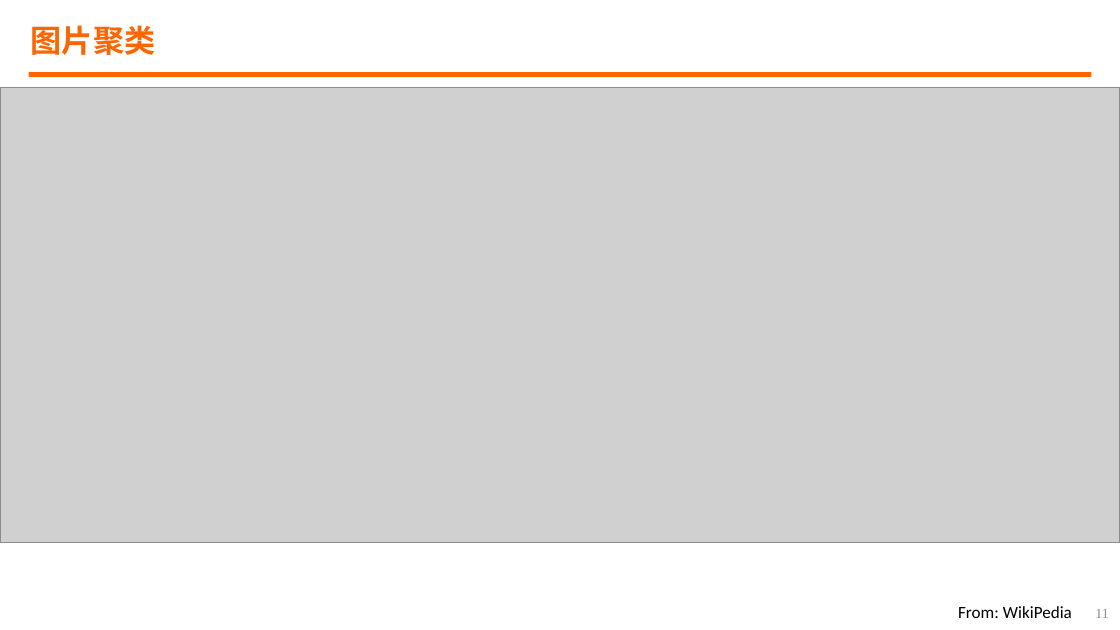
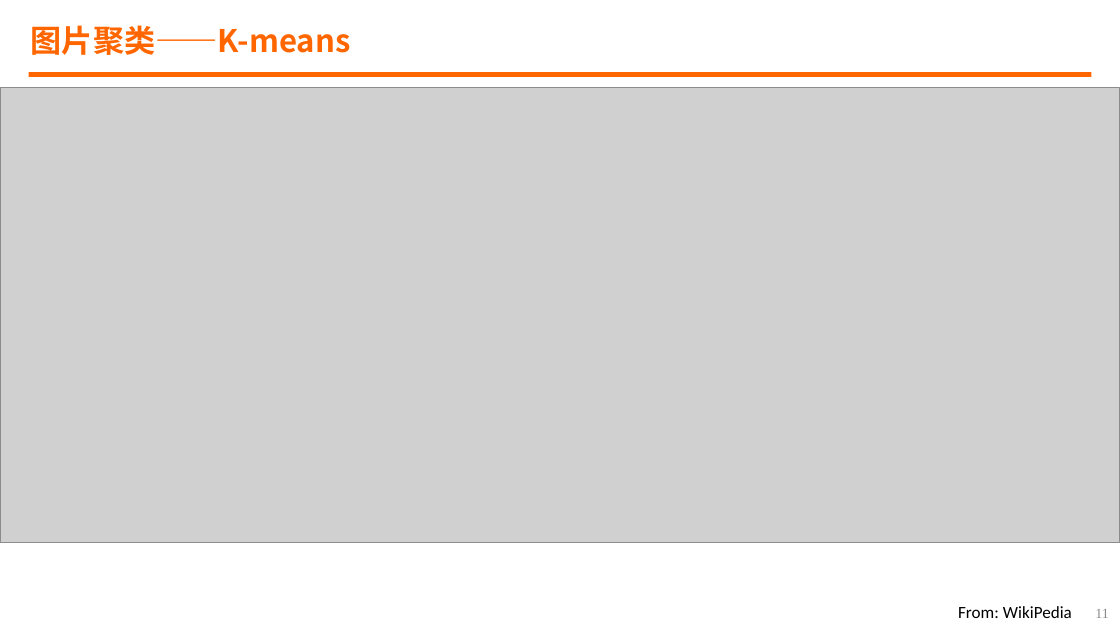
Before and after one commit to kevinva/picsimi, a slide deck: slide 11 of 一种快速识别相似图片素材的方法.pptx. Drawn at 1120x630 pixels with LibreOffice and Linux fonts; fonts in the diff are those of the drawing; grey boxes stand for pictures; background and template pictures are left out. Boxes give left, top, right and bottom in pixels: in the first picture for what was removed or moved away, otherwise in the second. Text is boxed around its words. In the diff, an @@ line names an element or a change of style, - is before the commit and + after.

```diff
--- a/一种快速识别相似图片素材的方法.pptx
+++ b/一种快速识别相似图片素材的方法.pptx
@@ title at [31, 25, 351, 55]: text changed @@
-图片聚类
+图片聚类——K-means
```
Also in this commit, not shown: 1 other slide changed.
